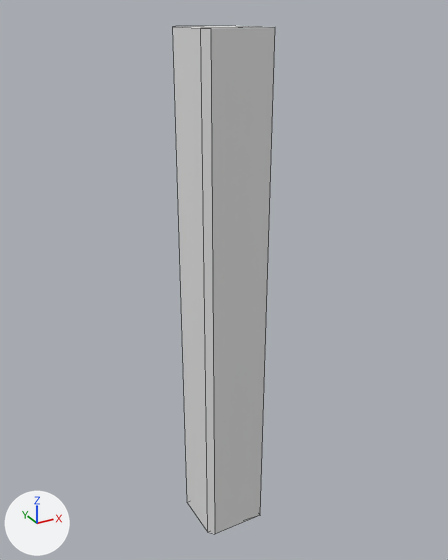
An edit to the FBX model Assets/Source_Files/Environment_Modular/Alleyway Set/AlleywayPillar.fbx, drawn before and after from the same camera.
Both versions are drawn from a camera (50 mm lens) standing at (-8.25, -15.16, 16.49) and looking at (0.22, 0.26, 8.78). Lighting does not change. The marker at lower left points along +X, +Y and +Z. The picture after the commit comes second. Mesh edges are drawn as thin lines. Where no turn or scale is listed for an object, it has been applied to the vertices.

Names of what the first picture shows: 'AlleywayPillar'.
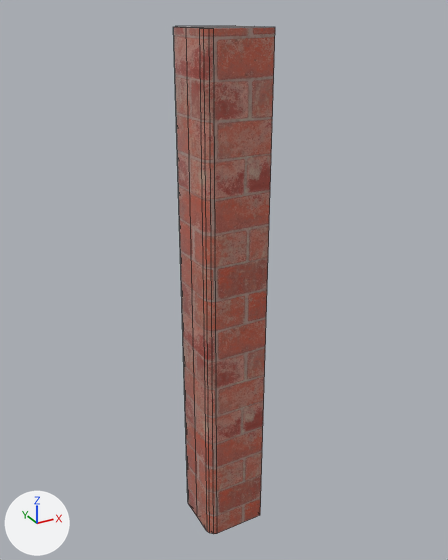
Edits to the scene script, one JSON object a line:
```json
{"op": "add", "block": "img_brickb_material_basecolor_tga", "code": ["img_brickb_material_basecolor_tga = load_image('BrickB_Material_basecolor.tga', 'BrickB_Material_basecolor.tga', 1024, 1024, 'sRGB')"]}
{"op": "add", "block": "mat_alleyway_pillar", "code": ["mat_alleyway_pillar = principled_material('Alleyway_Pillar')", "mat_alleyway_pillar.texture = img_brickb_material_basecolor_tga", "mat_alleyway_pillar.roughness = 0.0"]}
{"block": "me_mesh", "where": "# used by ob_alleywaypillar; location = (0.0, 0.0, 0.0)"}
{"op": "remove", "block": "me_mesh", "code": "me_mesh.from_pydata(...)  # 12 vertices, 12 faces; spans x -1.0..1.0, y -1.0..1.0, z 0.0..16.0"}
{"op": "add", "block": "me_mesh", "code": "me_mesh.from_pydata(...)  # 29 vertices, 28 faces; spans x -1.0..1.0, y -1.0..1.0, z 0.0..16.0"}
{"block": "me_mesh", "change": "me_mesh part 1"}
{"block": "me_mesh", "change": "10 faces are deleted"}
{"block": "me_mesh", "change": "4 vertices move within x -0.8, y -1.0..1.0, z 0.0..16.0"}
{"block": "me_mesh", "change": "11 vertices are added at x -1.0..-0.9, y -1.0..1.0, z 0.0..16.0"}
{"block": "me_mesh", "change": "6 new vertices lie (0.0, -1.0, 0.0) away from vertices in x -0.9..1.0, y 1.0, z 0.0..16.0"}
{"block": "me_mesh", "change": "26 new faces join them"}
{"block": "me_mesh", "change": "me_mesh part 2: 2 faces spanning x -0.8..1.0, y -1.0..1.0, z 0.0..16.0 switch from no material to mat_alleyway_pillar (picture img_brickb_material_basecolor_tga)"}
```

Location of each change, (x1, y1, x2, y2) in pixels of the pictures (448 x 560 px):
```json
{"object": "AlleywayPillar", "change": "reshaped", "before": [173, 26, 275, 534], "after": [174, 26, 275, 534]}
{"part": 1, "of": "me_mesh", "change": "cut back", "before": [173, 26, 269, 534], "after": [174, 26, 269, 534]}
{"part": 2, "of": "me_mesh", "change": "recoloured", "before": [213, 27, 275, 533], "after": [213, 27, 275, 533], "on screen": "white to brown"}
```
